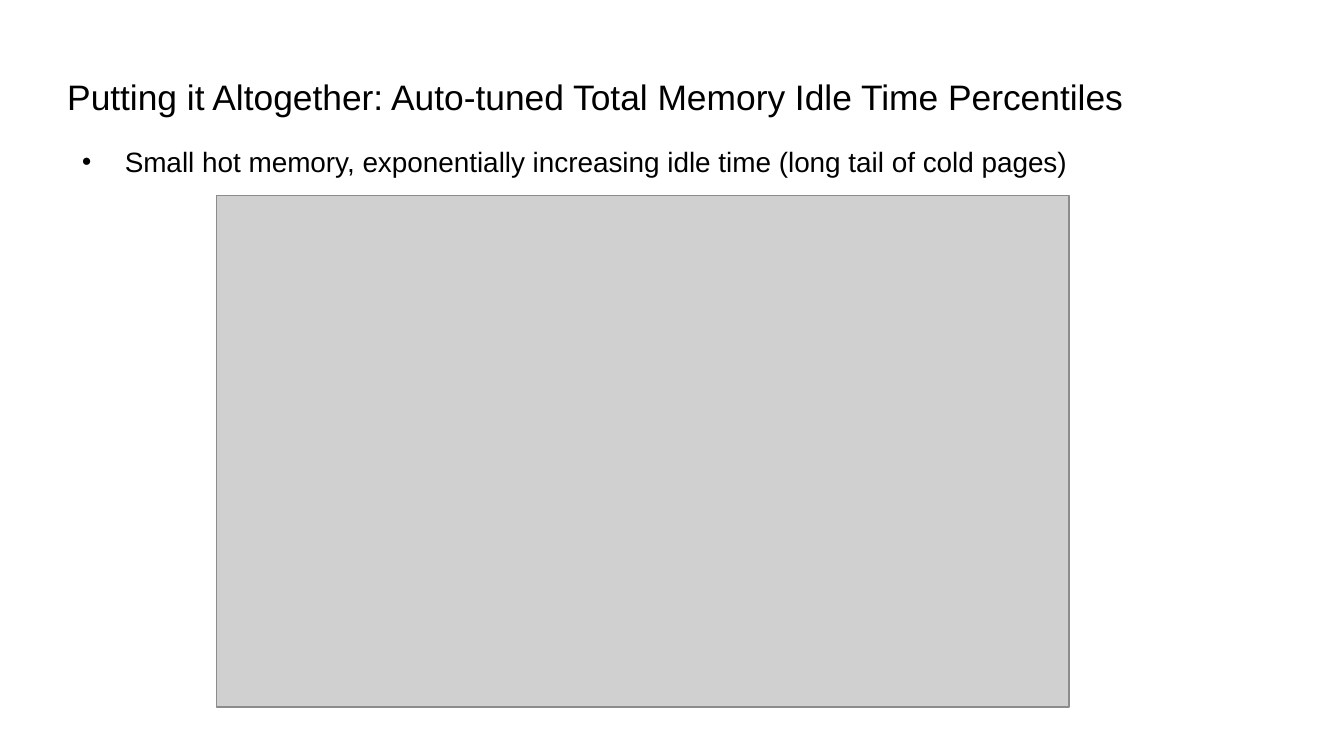
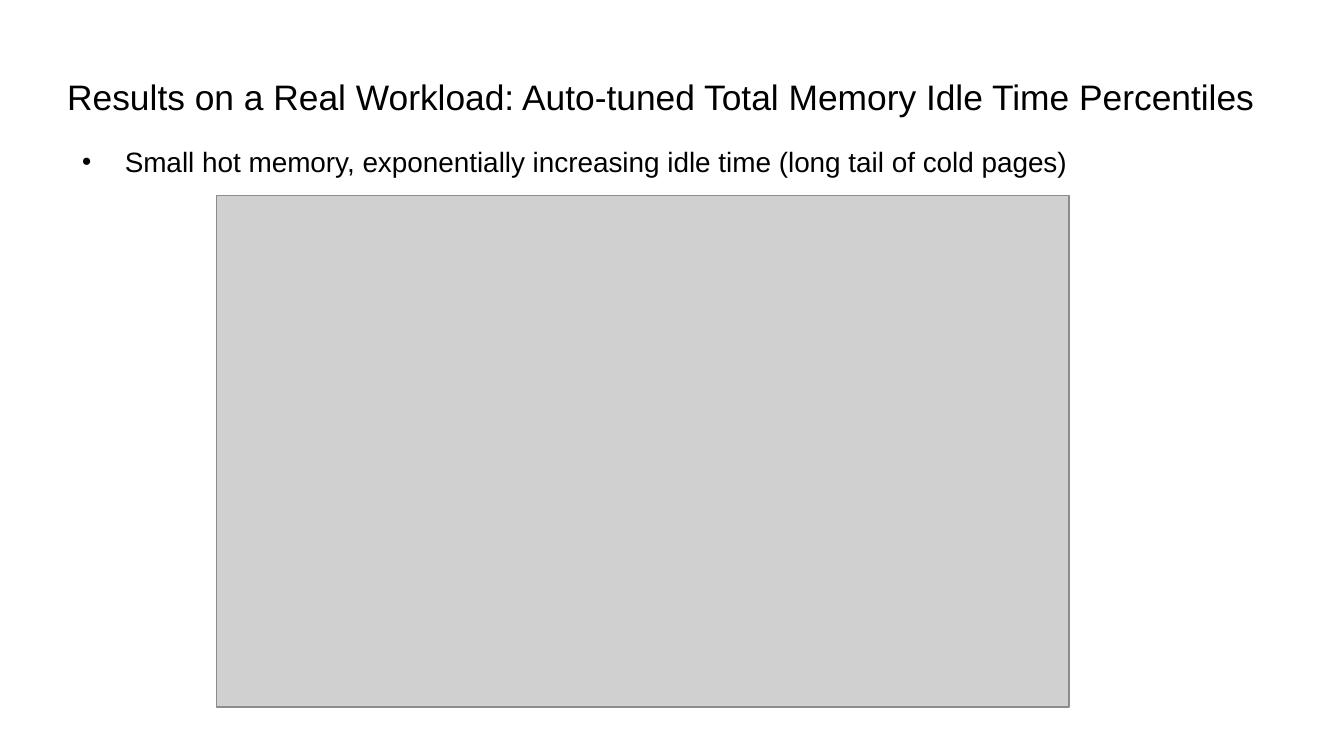
Before and after one commit to damonitor/talks, a slide deck: slide 54 of 2025/ossna/damon_ossna25.odp (slide 57 before the commit). Drawn at 1344x756 pixels with LibreOffice and Linux fonts; fonts in the diff are those of the drawing; grey boxes stand for pictures. Boxes give left, top, right and bottom in pixels: in the first picture for what was removed or moved away, otherwise in the second. Text is boxed around its words. In the diff, an @@ line names an element or a change of style, - is before the commit and + after.

```diff
--- a/2025/ossna/damon_ossna25.odp
+++ b/2025/ossna/damon_ossna25.odp
@@ title at (67, 84, 1254, 117): text changed @@
-Putting it Altogether: Auto-tuned Total Memory Idle Time Percentiles
+Results on a Real Workload: Auto-tuned Total Memory Idle Time Percentiles
```
Also in this commit, not shown: 17 other slides changed, 2 slides removed, 1 other file.
